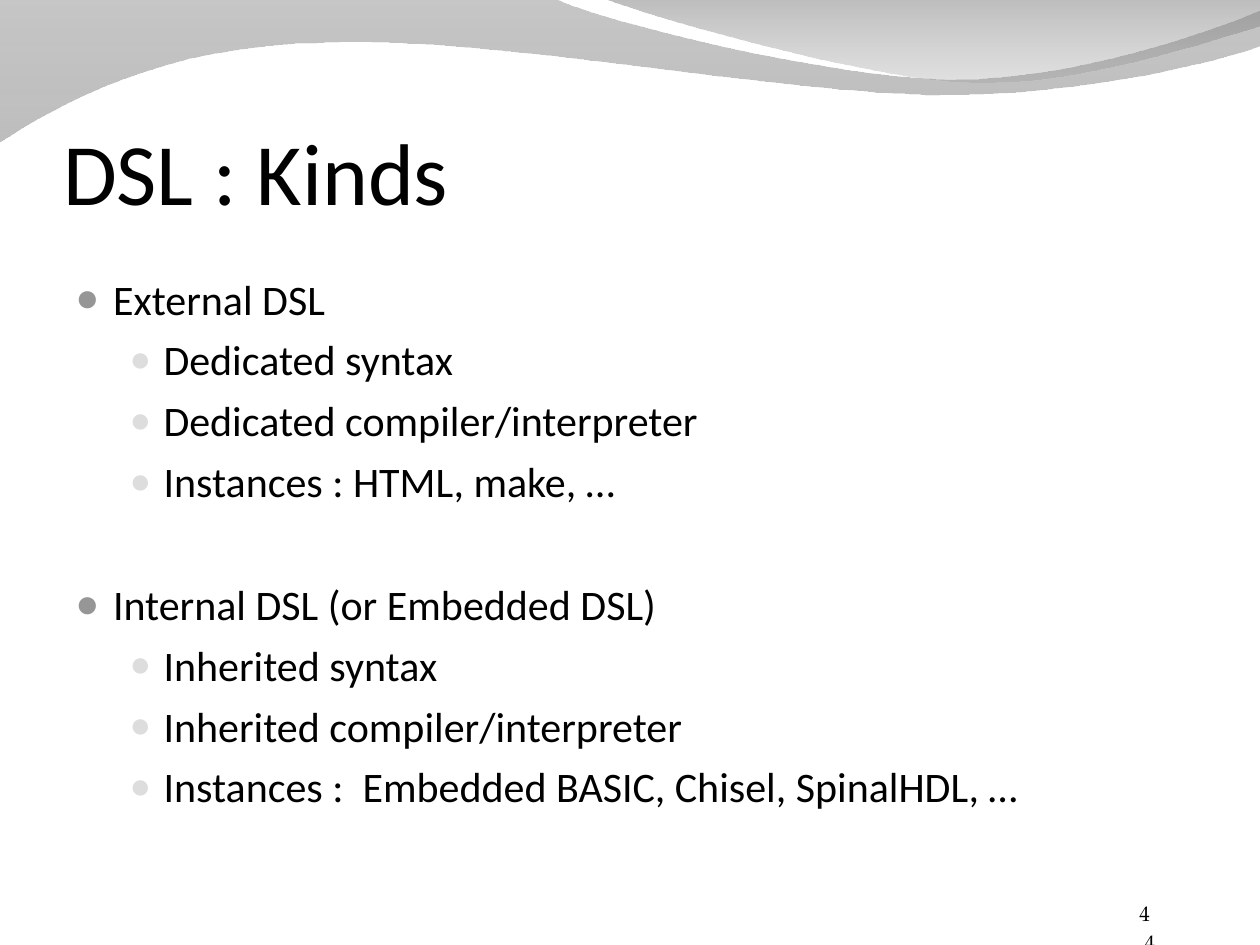
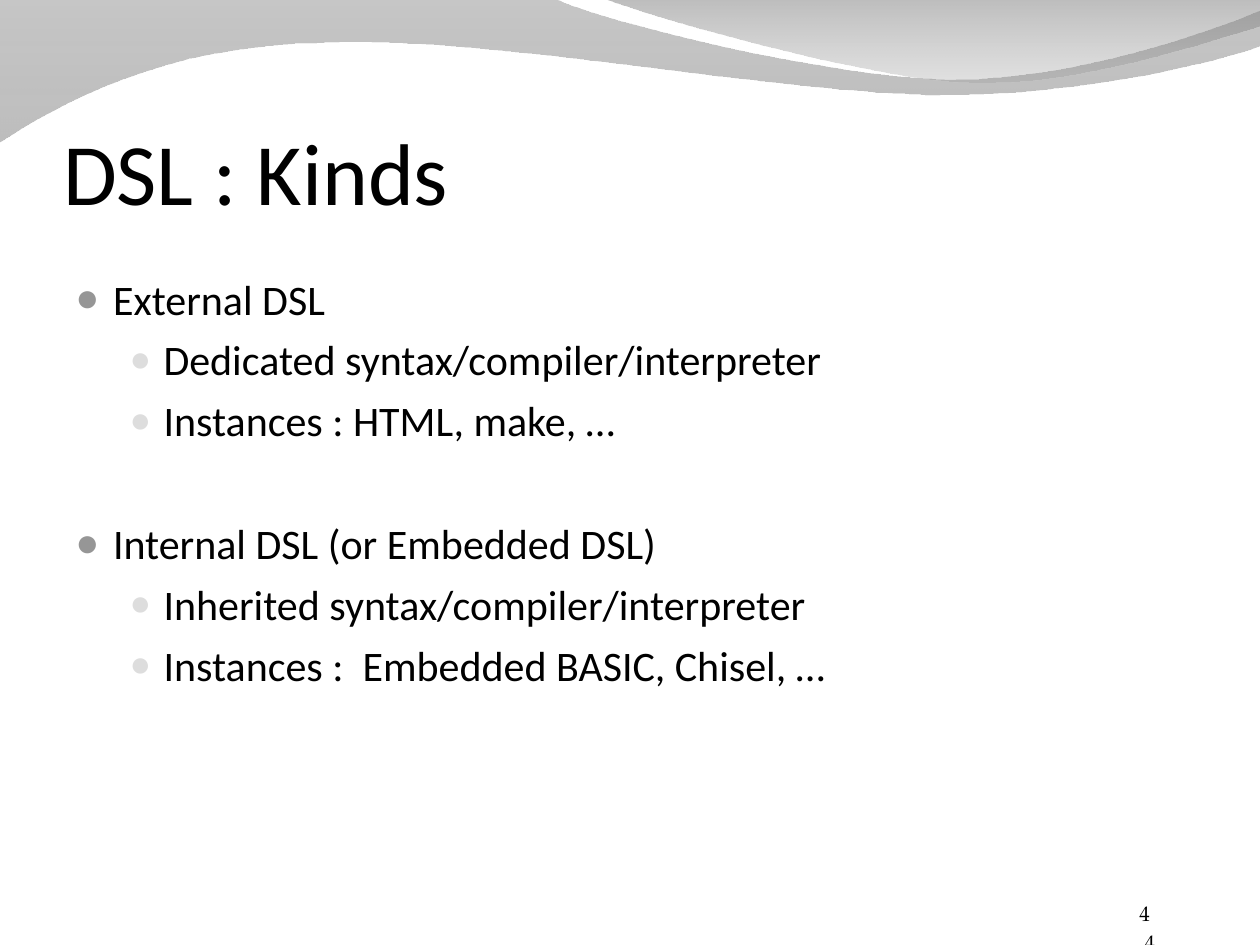
Before and after one commit to SpinalHDL/SpinalDoc, a slide deck: slide 4 of presentation/en/presentation_dsl.odp. Drawn at 1260x945 pixels with LibreOffice and Linux fonts; fonts in the diff are those of the drawing; background and template pictures are left out. Boxes give left, top, right and bottom in pixels: in the first picture for what was removed or moved away, otherwise in the second. Text is boxed around its words. In the diff, an @@ line names an element or a change of style, - is before the commit and + after.

```diff
--- a/presentation/en/presentation_dsl.odp
+++ b/presentation/en/presentation_dsl.odp
@@ text at [164, 345, 821, 382]: text changed @@
-  ● Dedicated syntax
-  ● Dedicated compiler/interpreter
+  ● Dedicated syntax/compiler/interpreter
@@ text at [164, 590, 805, 686]: text changed @@
-  ● Inherited syntax
-  ● Inherited compiler/interpreter
-  ● Instances : Embedded BASIC, Chisel, SpinalHDL, …
+  ● Inherited syntax/compiler/interpreter
+  ● Instances : Embedded BASIC, Chisel, …
```
Also in this commit, not shown: 20 other slides changed.
